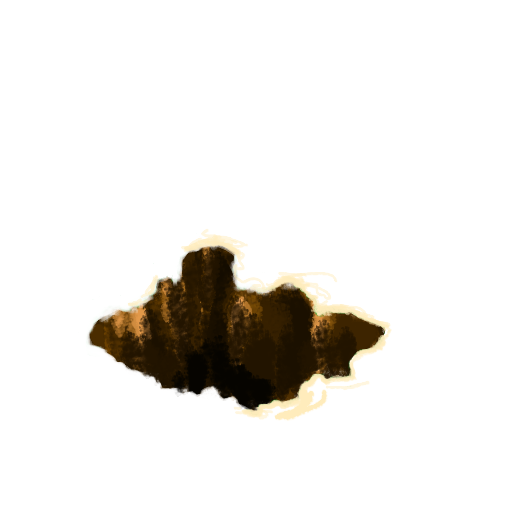
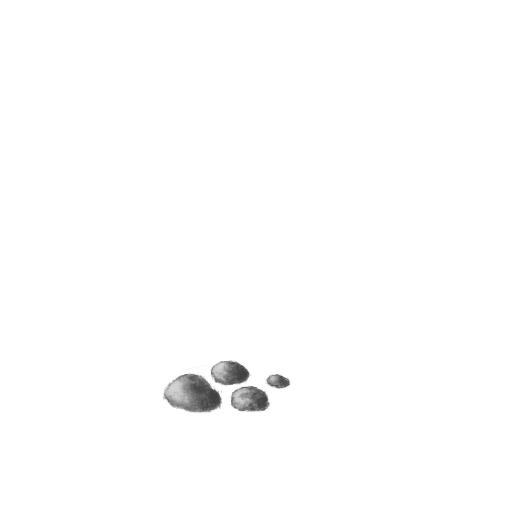
Two versions of the same layered image (512 x 512). Layer-by-layer changes:
moved "Обычный слой 5" above "Обычный слой 4", painted on it over [86, 228, 392, 421]
